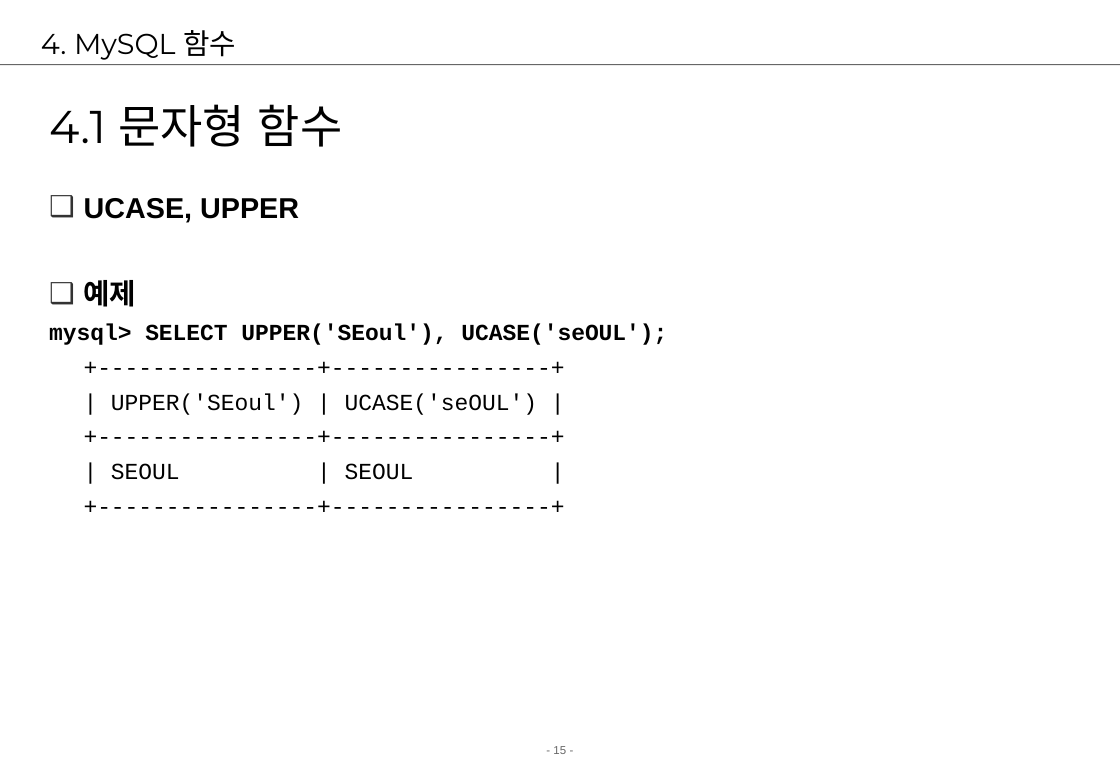
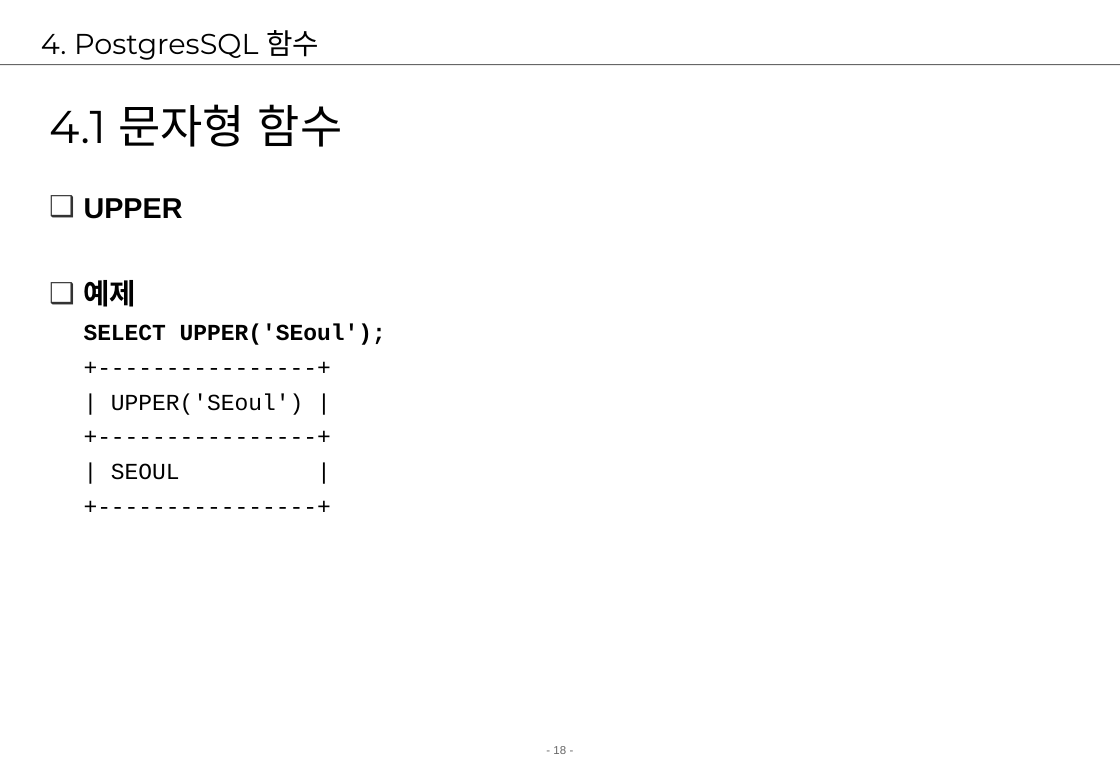
Before and after one commit to jungeunlee95/cafe24-TIL, a slide deck: slide 18 of 2 강의자료/02.강의/5. postgresql/postgresql2-검색.ppt (slide 15 before the commit). Drawn at 1120x775 pixels with LibreOffice and Linux fonts; fonts in the diff are those of the drawing; background and template pictures are left out. Boxes give left, top, right and bottom in pixels: in the first picture for what was removed or moved away, otherwise in the second. Text is boxed around its words. In the diff, an @@ line names an element or a change of style, - is before the commit and + after.

Commit message:
postgresql

```diff
--- a/2 강의자료/02.강의/5. postgresql/postgresql2-검색.ppt
+++ b/2 강의자료/02.강의/5. postgresql/postgresql2-검색.ppt
@@ title at bbox=[41, 30, 319, 60]: text changed @@
-4. MySQL 함수
+4. PostgresSQL 함수
@@ text at bbox=[84, 198, 183, 219]: text changed @@
-❑ UCASE, UPPER
+❑ UPPER
@@ text at bbox=[84, 324, 386, 480]: text changed @@
-mysql> SELECT UPPER('SEoul'), UCASE('seOUL');
-+----------------+----------------+
-| UPPER('SEoul') | UCASE('seOUL') |
-+----------------+----------------+
-| SEOUL | SEOUL |
-+----------------+----------------+
+SELECT UPPER('SEoul');
++----------------+
+| UPPER('SEoul') |
++----------------+
+| SEOUL |
++----------------+
```
Also in this commit, not shown: 44 other slides changed, 4 slides added, 1 slide removed, 27 other files.
